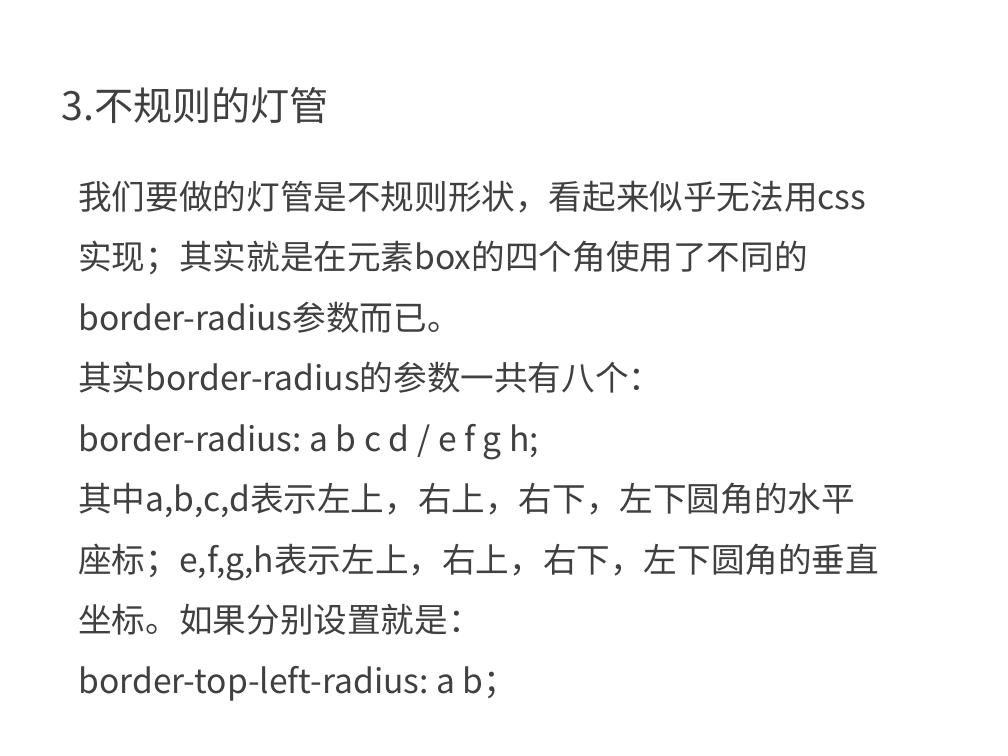
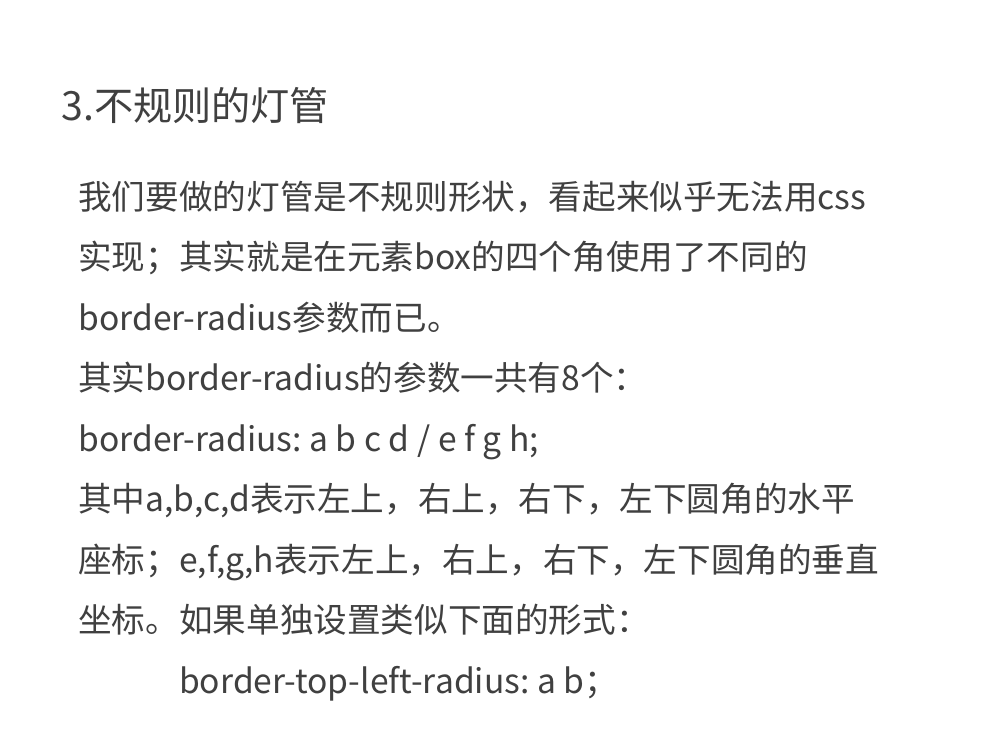
Before and after one commit to kong66/webAni, a slide deck: slide 5 of 7-neon2/neon2.pptx. Drawn at 1008x756 pixels with LibreOffice and Linux fonts; fonts in the diff are those of the drawing. Boxes give left, top, right and bottom in pixels: in the first picture for what was removed or moved away, otherwise in the second. Text is boxed around its words. In the diff, an @@ line names an element or a change of style, - is before the commit and + after.

```diff
--- a/7-neon2/neon2.pptx
+++ b/7-neon2/neon2.pptx
@@ text at bbox=[78, 361, 647, 393]: text changed @@
-其实border-radius的参数一共有八个：
+其实border-radius的参数一共有8个：
@@ text at bbox=[78, 482, 879, 635]: text changed @@
-其中a,b,c,d表示左上，右上，右下，左下圆角的水平座标；e,f,g,h表示左上，右上，右下，左下圆角的垂直坐标。如果分别设置就是：
+其中a,b,c,d表示左上，右上，右下，左下圆角的水平座标；e,f,g,h表示左上，右上，右下，左下圆角的垂直坐标。如果单独设置类似下面的形式：
```
Also in this commit, not shown: 1 other slide changed, 2 slides added, 1 slide removed.
